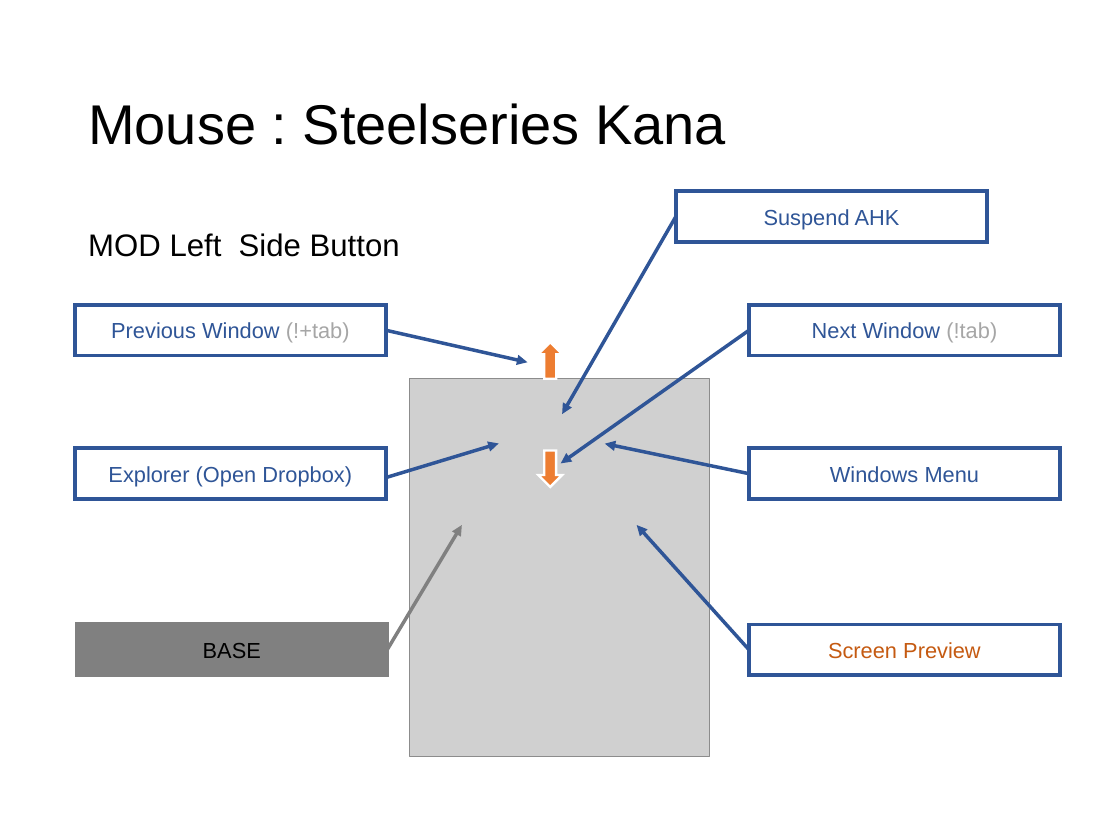
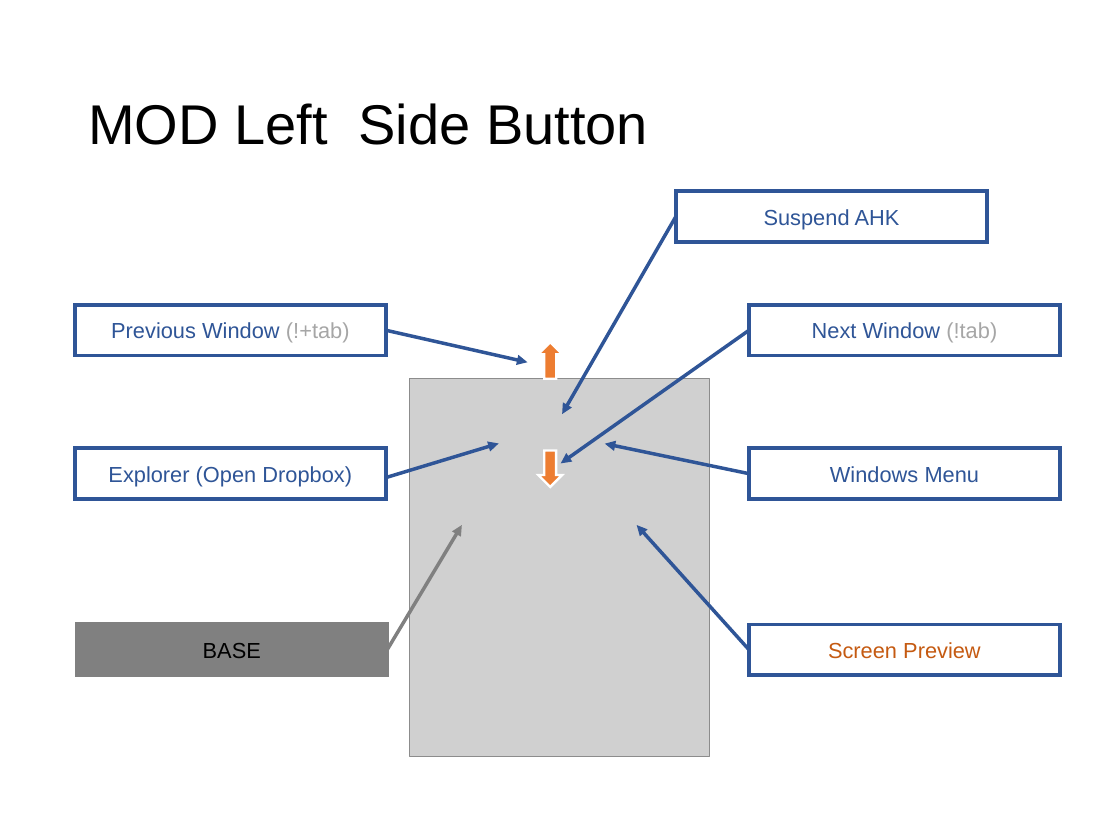
Before and after one commit to ittooo66/myAHK, a slide deck: slide 15 of MANUAL.pptx (slide 14 before the commit). Drawn at 1120x840 pixels with LibreOffice and Linux fonts; fonts in the diff are those of the drawing; grey boxes stand for pictures. Boxes give left, top, right and bottom in pixels: in the first picture for what was removed or moved away, otherwise in the second. Text is boxed around its words. In the diff, an @@ line names an element or a change of style, - is before the commit and + after.

```diff
--- a/MANUAL.pptx
+++ b/MANUAL.pptx
@@ title at bbox=[88, 103, 648, 145]: text changed @@
-Mouse : Steelseries Kana
+MOD Left Side Button
@@ text removed at bbox=[88, 233, 400, 257] @@
-MOD Left Side Button
```
Also in this commit, not shown: 11 other slides changed, 1 slide added.
